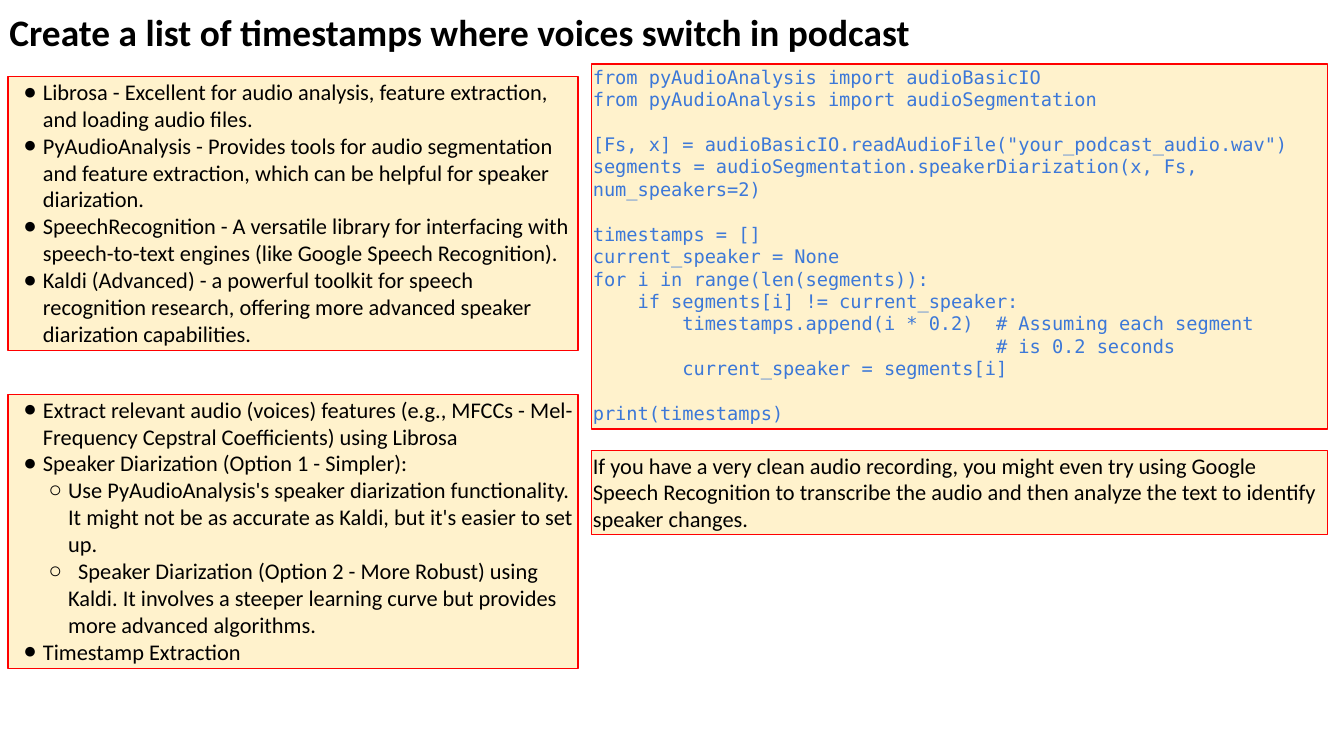
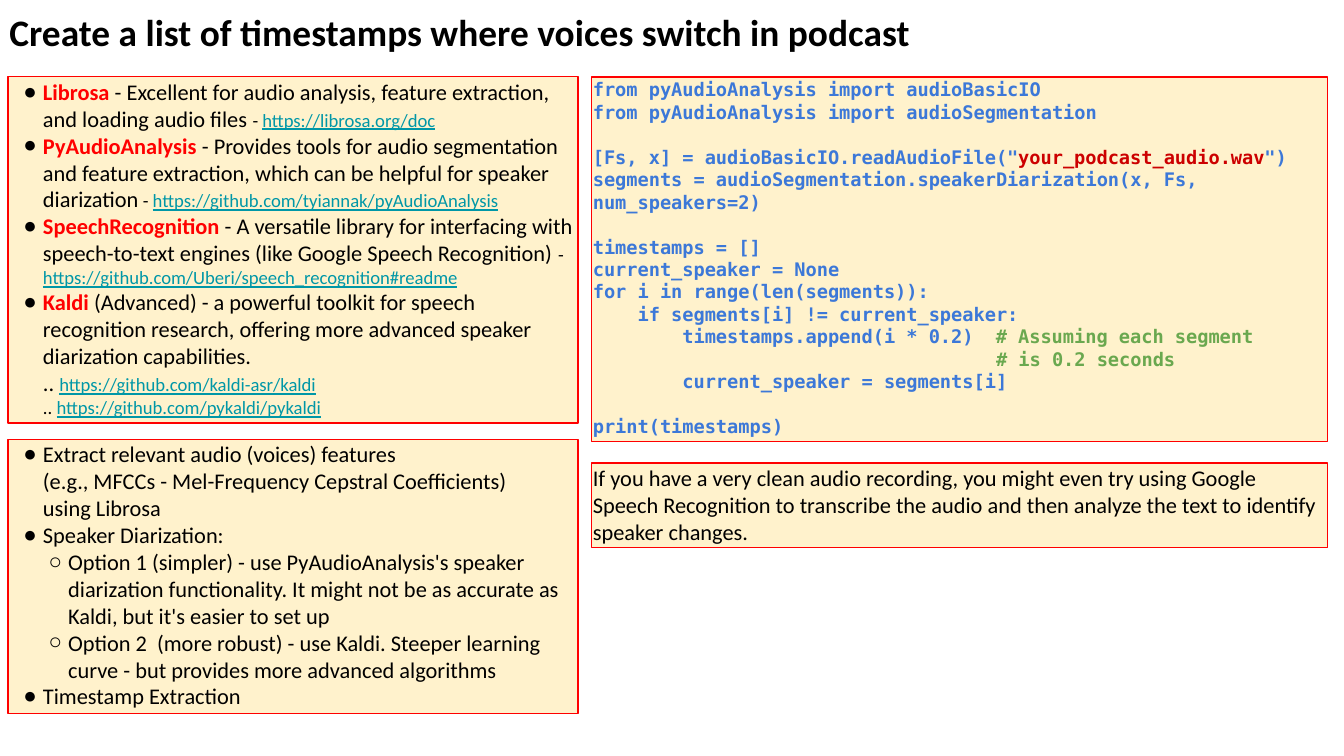
Before and after one commit to lselector/seminar, a slide deck: slide 15 of 2024/2024-12-13-AI-Updates.pptx. Drawn at 1344x756 pixels with LibreOffice and Linux fonts; fonts in the diff are those of the drawing. Boxes give left, top, right and bottom in pixels: in the first picture for what was removed or moved away, otherwise in the second. Text is boxed around its words. In the diff, an @@ line names an element or a change of style, - is before the commit and + after.

Commit message:
update

```diff
--- a/2024/2024-12-13-AI-Updates.pptx
+++ b/2024/2024-12-13-AI-Updates.pptx
@@ rectangle "Librosa - Excellent for audio ...": place and size @@
-rectangle "Librosa - Excellent for audio ..." at [8,77,578,351]
+rectangle "Librosa - Excellent for audio ..." at [8,77,578,423]
@@ text in rectangle at [43,84,572,418]: text changed @@
-● Librosa - Excellent for audio analysis, feature extraction, and loading audio files.
-● PyAudioAnalysis - Provides tools for audio segmentation and feature extraction, which can be helpful for speaker diarization.
-● SpeechRecognition - A versatile library for interfacing with speech-to-text engines (like Google Speech Recognition).
-● Kaldi (Advanced) - a powerful toolkit for speech recognition research, offering more advanced speaker diarization capabilities.
+● Librosa - Excellent for audio analysis, feature extraction, and loading audio files - https://librosa.org/doc
+● PyAudioAnalysis - Provides tools for audio segmentation and feature extraction, which can be helpful for speaker diarization - https://github.com/tyiannak/pyAudioAnalysis
+● SpeechRecognition - A versatile library for interfacing with speech-to-text engines (like Google Speech Recognition) - https://github.com/Uberi/speech_recognition#readme
+● Kaldi (Advanced) - a powerful toolkit for speech recognition research, offering more advanced speaker diarization capabilities.
+  .. https://github.com/kaldi-asr/kaldi
+  .. https://github.com/pykaldi/pykaldi
@@ rectangle "from pyAudioAnalysis import audioBasicIO": place and size @@
-rectangle "from pyAudioAnalysis import audioBasicIO" at [591,65,1328,429]
+rectangle "from pyAudioAnalysis import audioBasicIO" at [591,77,1328,441]
@@ rectangle "from pyAudioAnalysis import audioBasicIO" at [591,77,1328,441]: bold on; text colour #3C78D8 to #CC0000 in "audioBasicIO.readAudioFile("your_podcast_audio.wav")"; text colour #3C78D8 to #6AA84F in "# Assuming each segment", "# is 0.2 seconds" @@
@@ rectangle "Extract relevant audio (voices) features ...": place and size @@
-rectangle "Extract relevant audio (voices) features ..." at [8,395,578,669]
+rectangle "Extract relevant audio (voices) features ..." at [8,439,578,714]
@@ rectangle "If you have a very ...": place and size @@
-rectangle "If you have a very ..." at [591,450,1328,535]
+rectangle "If you have a very ..." at [591,464,1328,548]
@@ text in rectangle at [43,527,558,682]: text changed @@
-● Speaker Diarization (Option 1 - Simpler):
-  ○ Use PyAudioAnalysis's speaker diarization functionality. It might not be as accurate as Kaldi, but it's easier to set up.
-  ○ Speaker Diarization (Option 2 - More Robust) using Kaldi. It involves a steeper learning curve but provides more advanced algorithms.
+● Speaker Diarization:
+  ○ Option 1 (simpler) - use PyAudioAnalysis's speaker diarization functionality. It might not be as accurate as Kaldi, but it's easier to set up
+  ○ Option 2 (more robust) - use Kaldi. Steeper learning curve - but provides more advanced algorithms
```
Also in this commit, not shown: 12 other slides changed, 4 slides added, 4 slides removed.
